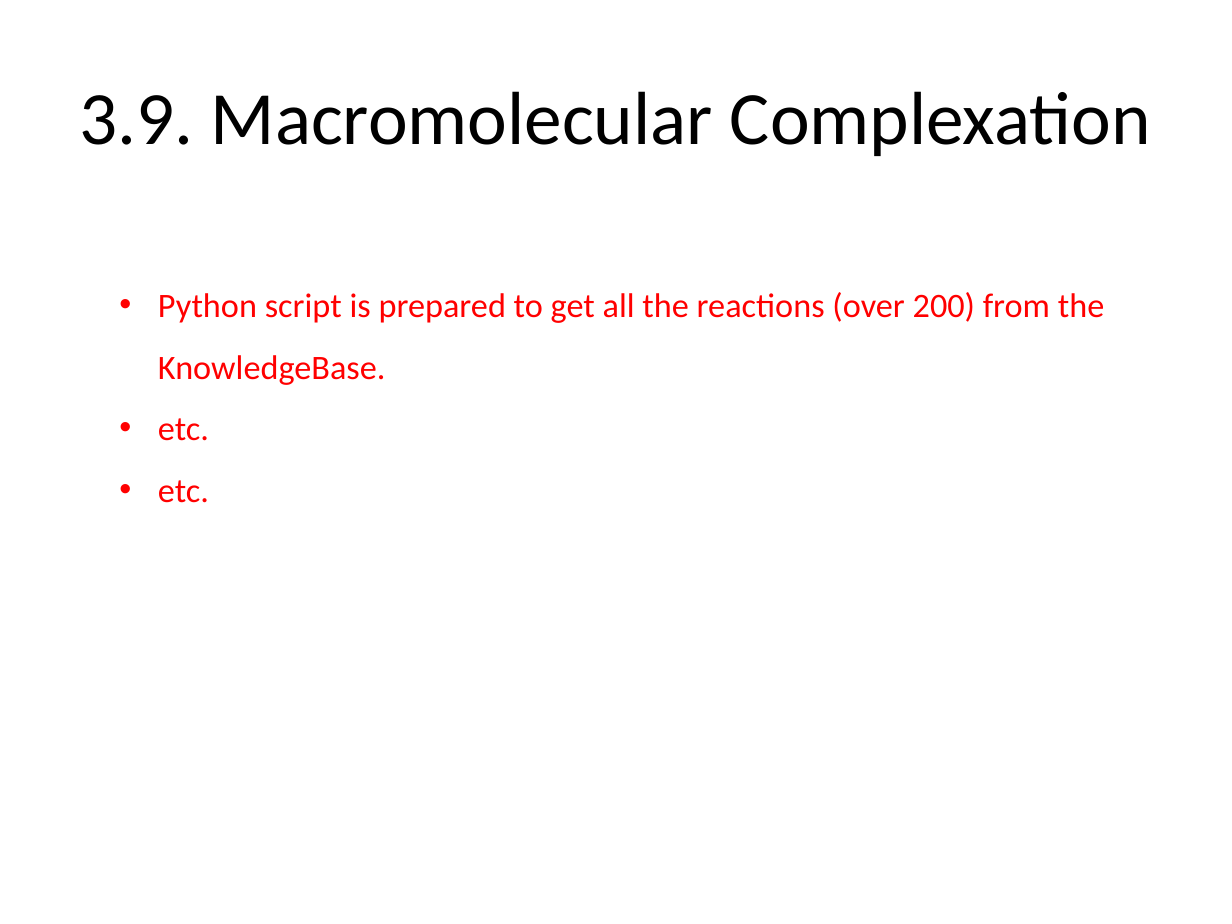
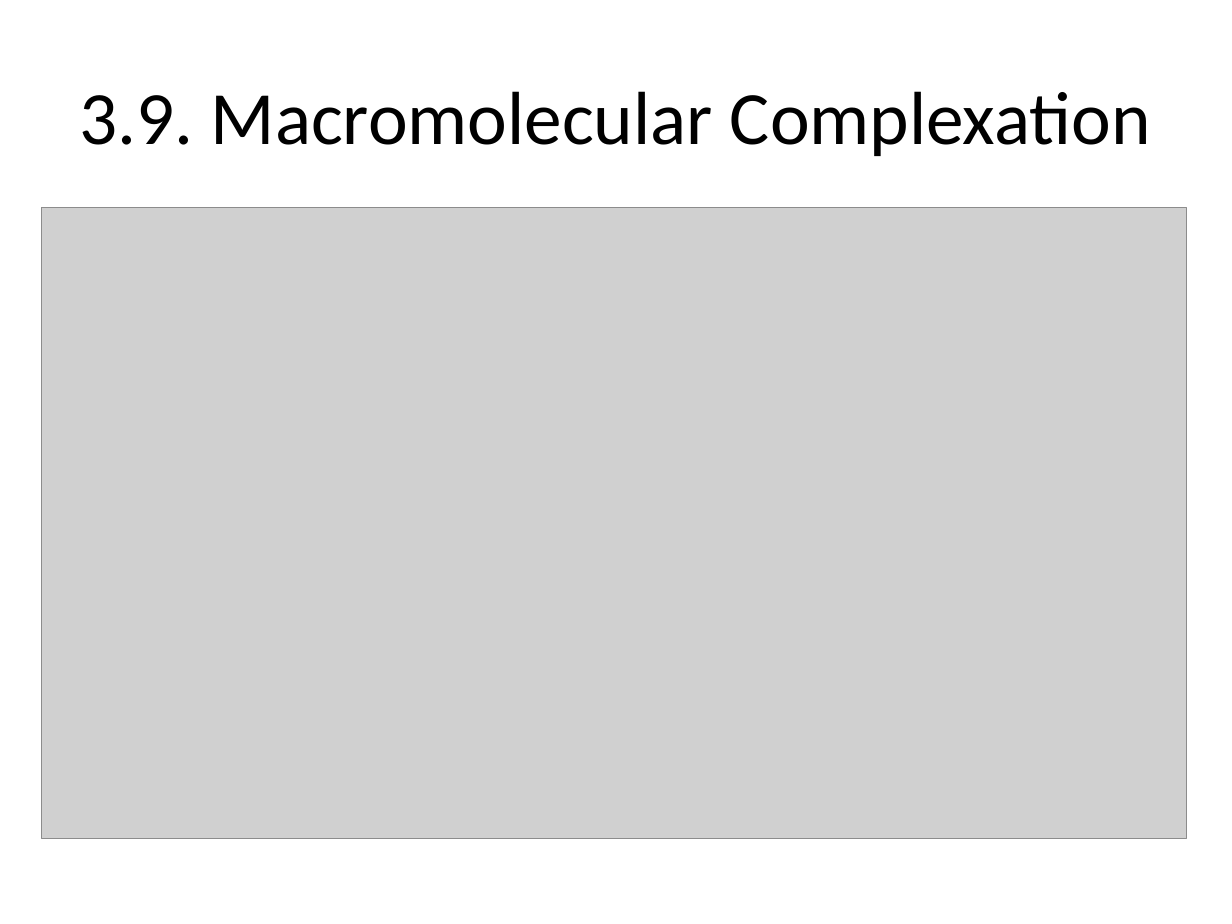
Before and after one commit to dagwa/wholecell-protein, a slide deck: slide 5 of TeamProteinSummary.pptx (slide 4 before the commit). Drawn at 1232x924 pixels with LibreOffice and Linux fonts; fonts in the diff are those of the drawing; grey boxes stand for pictures. Boxes give left, top, right and bottom in pixels: in the first picture for what was removed or moved away, otherwise in the second. Text is boxed around its words. In the diff, an @@ line names an element or a change of style, - is before the commit and + after.

```diff
--- a/TeamProteinSummary.pptx
+++ b/TeamProteinSummary.pptx
@@ picture added at box(41, 208, 1185, 839) @@
@@ text removed at box(158, 292, 1104, 503) @@
-• Python script is prepared to get all the reactions (over 200) from the KnowledgeBase.
-• etc.
-• etc.
```
Also in this commit, not shown: 7 other slides changed, 2 slides added, 1 slide removed.
